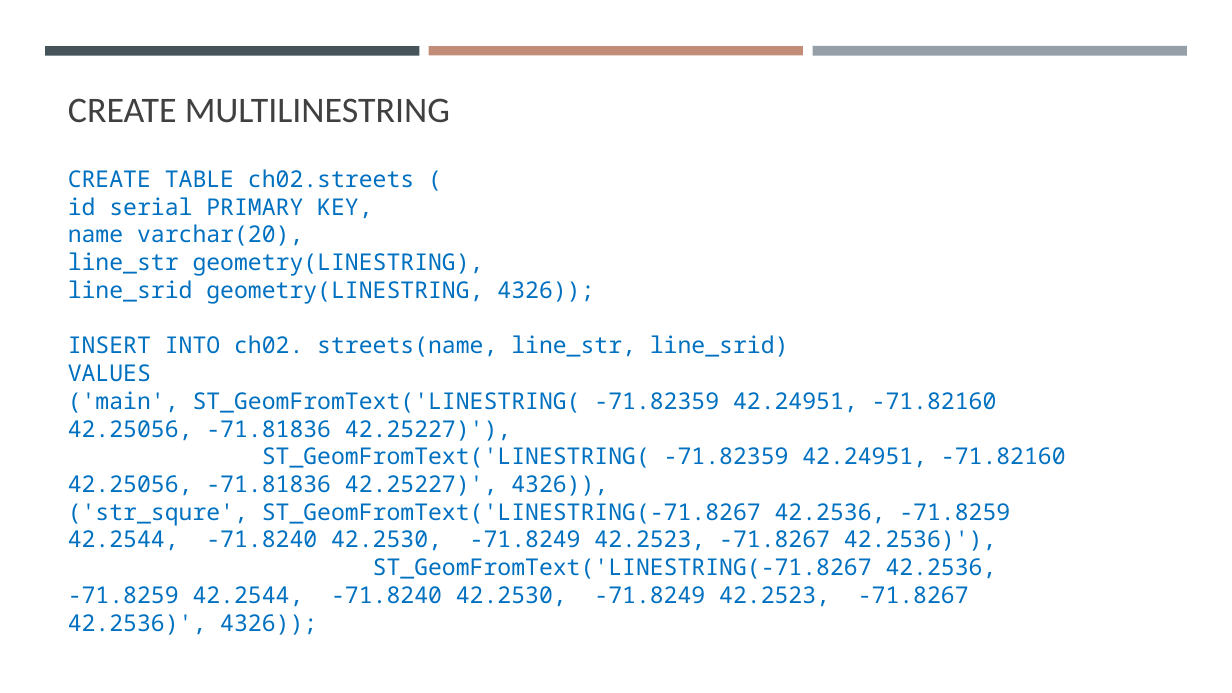
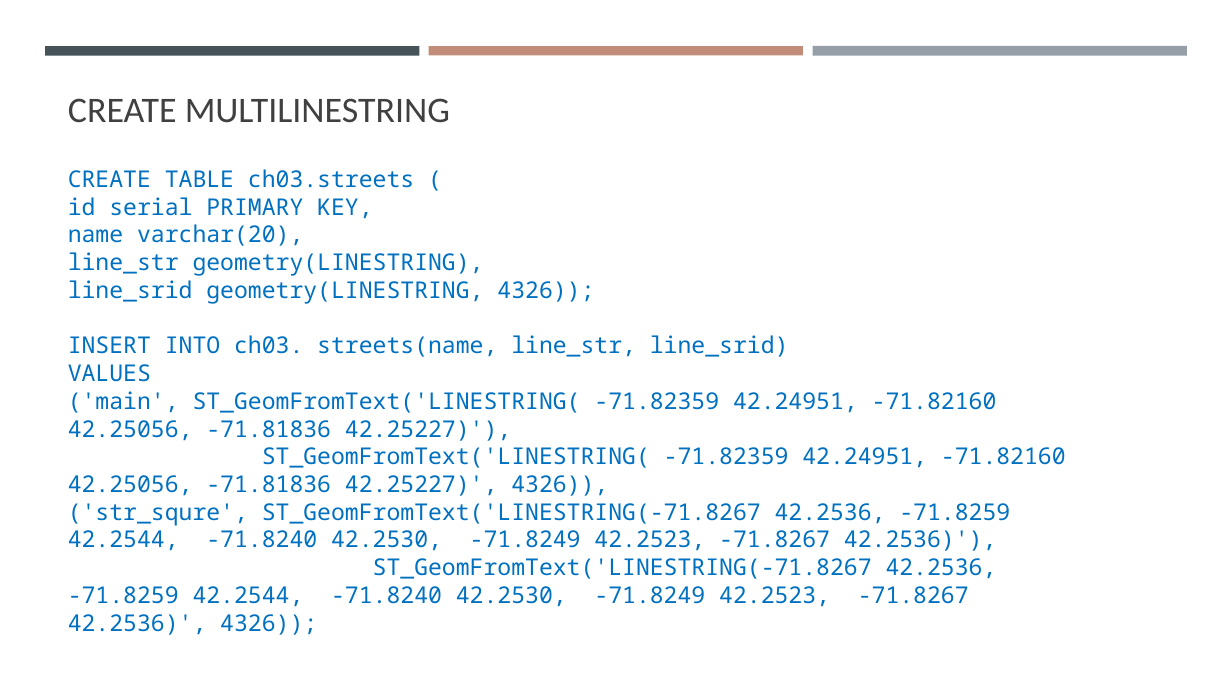
Before and after one commit to gisynw/ssj-376, a slide deck: slide 40 of docs/Lectures/Week03/Week03_SpatialData.pptx (slide 35 before the commit). Drawn at 1232x693 pixels with LibreOffice and Linux fonts; fonts in the diff are those of the drawing. Boxes give left, top, right and bottom in pixels: in the first picture for what was removed or moved away, otherwise in the second. Text is boxed around its words. In the diff, an @@ line names an element or a change of style, - is before the commit and + after.

```diff
--- a/docs/Lectures/Week03/Week03_SpatialData.pptx
+++ b/docs/Lectures/Week03/Week03_SpatialData.pptx
@@ text at (x1=68, y1=169, x2=414, y2=188): text changed @@
-CREATE TABLE ch02.streets (
+CREATE TABLE ch03.streets (
@@ text at (x1=68, y1=335, x2=789, y2=357): text changed @@
-INSERT INTO ch02. streets(name, line_str, line_srid)
+INSERT INTO ch03. streets(name, line_str, line_srid)
```
Also in this commit, not shown: 17 other slides changed, 17 slides added, 5 slides removed, 7 other files.
